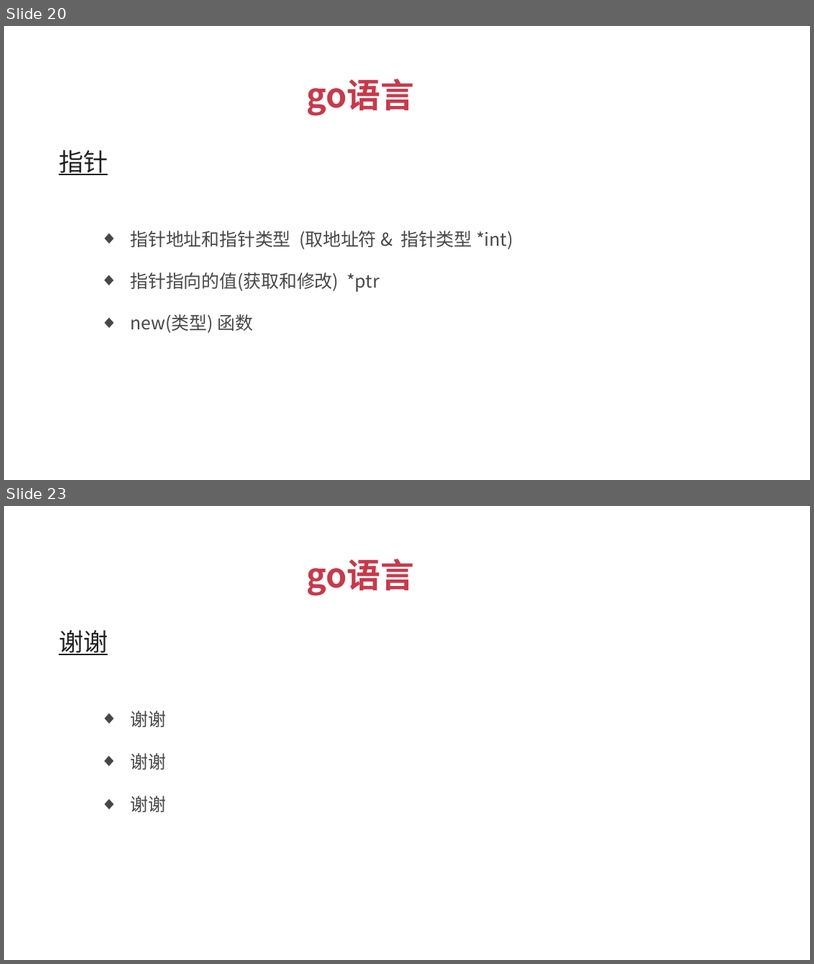
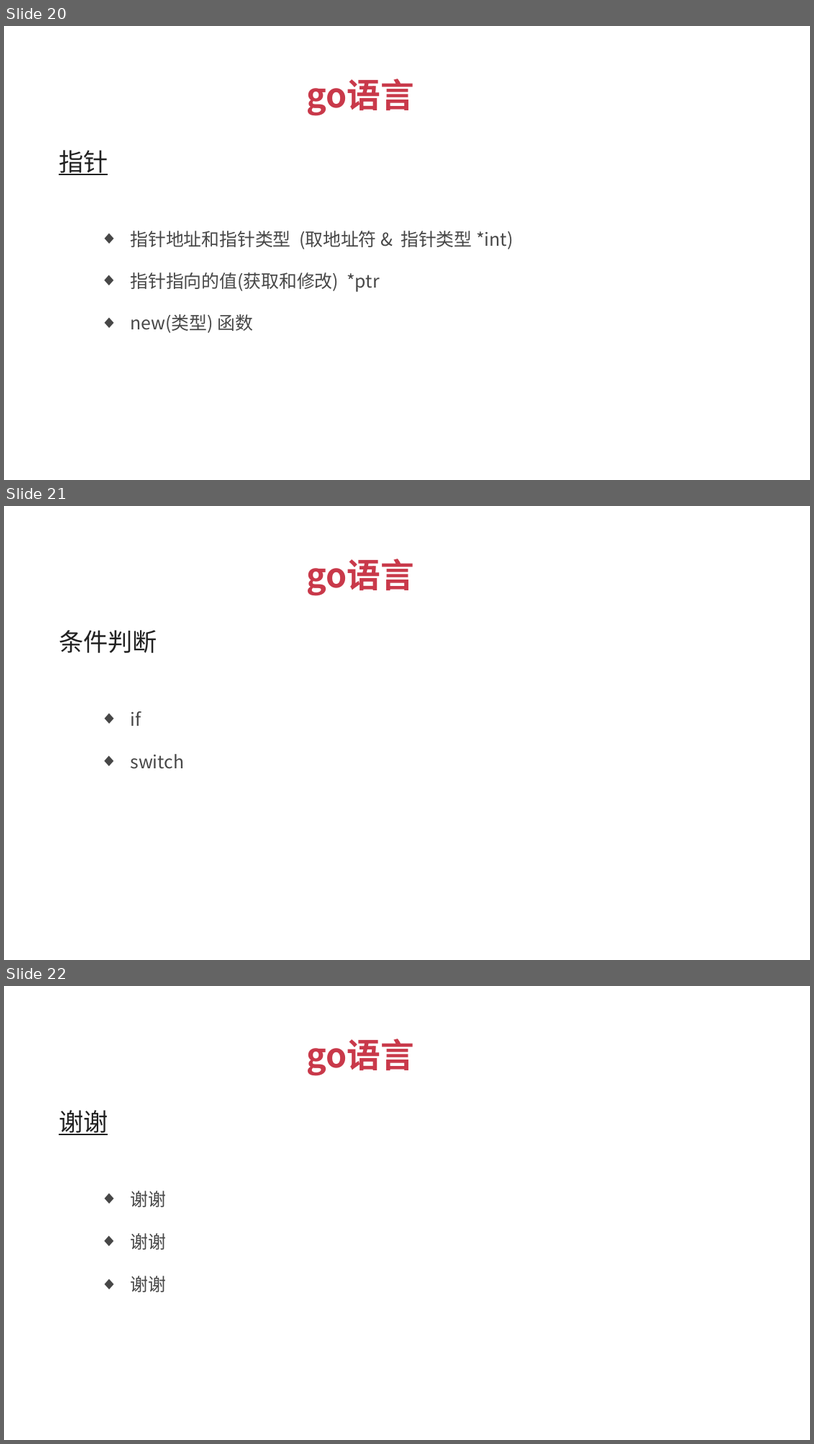
Before and after one commit to xuqiang76/golang, a slide deck: tuling/go语言_傻大猫.pptx. Shown one above the other, each under a label of ours: slides 20 and 23 before the commit, slides 20, 21 and 22 after it; the slides between them are not shown. The pictures are 814x964 and 814x1444 pixels, drawn with LibreOffice and Linux fonts; fonts in the diff are those of the drawing. Boxes give left, top, right and bottom in pixels: in the first picture for what was removed or moved away, otherwise in the second. Text is boxed around its words. In the diff, an @@ line names an element or a change of style, - is before the commit and + after.

```diff
--- a/tuling/go语言_傻大猫.pptx
+++ b/tuling/go语言_傻大猫.pptx
@@ slide 21 added at (4, 506, 810, 960), background #FFFFFF @@
@@ text added at (306, 559, 414, 596), 30 pt, text #C9394A, bold @@
+go语言
@@ text added at (59, 630, 157, 653), 22 pt, text #212121, bold @@
+条件判断
@@ text added at (131, 711, 142, 726), 16 pt, text #474747 @@
+  ◆ if
@@ text added at (130, 754, 184, 769), 16 pt, text #474747 @@
+  ◆ switch
@@ what was slide 23 is now slide 22 @@
```
Also in this commit, not shown: 2 slides removed, 3 other files.
